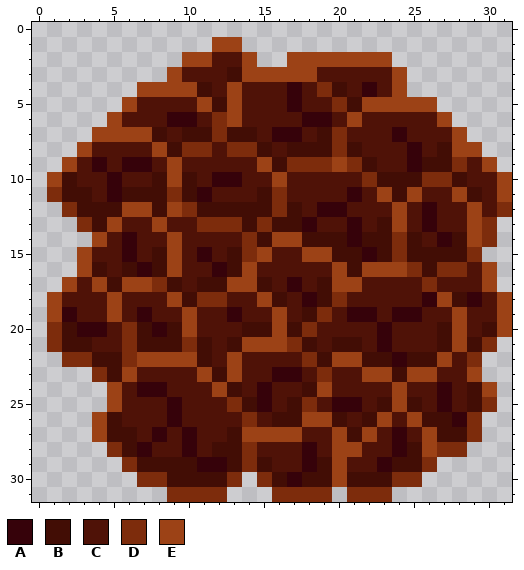
Two states of a pixel-art sprite, assets/images/meteor.png. Above is the file before it was changed.
The file is 32x32 pixels.
Palette (. is transparent): A #36020a  B #420d05  C #4f1207  D #7d2c0c  E #9c4216
Pixels before, first column x 1:
 1 ...........EE..................
 2 .........EECCE..EEEEEEE........
 3 ........ECCCBEEEEECCCCCE.......
 4 ......EEEEBCECCCACDBCACE.......
 5 .....ECCCCEBECCCACCDBEEEEE.....
 6 ....ECCCAACDECCCCAACECCCCCE....
 7 ...EEEEBCBBDBBCAACBDCCCACCCE...
 8 ..ECCCCEBDDCDDBCBBBDBCCCACBEE..
 9 .ECACAACECCCCCEBDDDEDBCCABBDCE.
10 EBCCACCBEBCAACCECCCCCDBBBDDBCCE
11 DBBCABBBDBACCCBDCCCCACEBECCEBCE
12 .DBBBEEBEDBBBBBDBCAACCCECACCECD
13 ..DBECCECCDDDBDBBACCACBECACCED.
14 ...ECACCECCCCDBEEBBBABBDBCABED.
15 ..ECCACBECACBDECCEEBBABDBBBBD..
16 ..EBCBABECCABECCCCCEBEEEDBDDCE.
17 .ECEBEEDBCBBEEBCACBEECCCCDCCCE.
18 ECCCECCCEBDDCCEBCABDCCCCCAEBACE
19 EACCECACCECCACCECBDCAACAACCECCE
20 DBAACDBABECCCBBEBDCCCCACCCBECBE
21 DBBCCDBBBDBCBEEEDBCBBCACCCBEBD.
22 .DDBBDEEEEBCECCCCDBEEBBABBECD..
23 ...DBECCCCEBECCAACDCCEEBEECCE..
24 ....ECAACCCEBCACCBECCCCECCACBE.
25 ....ECCCACCCDBACBDCAACBEBCACBD.
26 ...EBCCCACCCCDCBBEEBCBECEBBAD..
27 ...EBBCACACCBEEEECCEBECACEBBD..
28 ....DBACCACBBDCCCACEECCABEDD...
29 .....DBBBBAABDBCCABECCABBD.....
30 ......DDBBBBD.DBABBEBBBDD......
31 ........DDDD...DDDD.DDD........
Once edited:
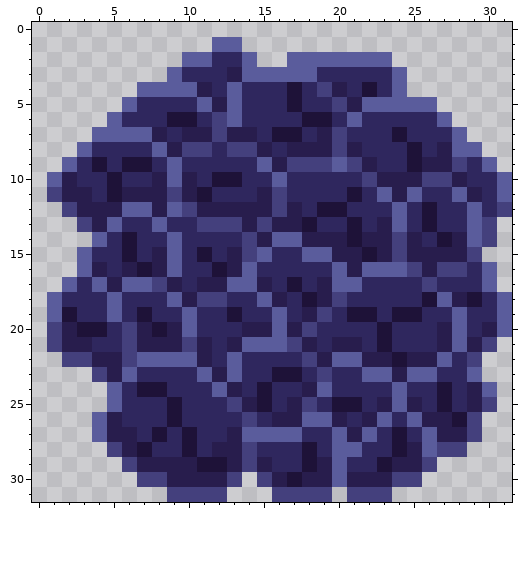
Commit: Add meteor-tail particles; Fix meteor collision shapes.
The edit:
colour A: #36020a -> #1e1238
colour B: #420d05 -> #281d4d
colour C: #4f1207 -> #2f275e
colour D: #7d2c0c -> #44407d
colour E: #9c4216 -> #5a5c9c
